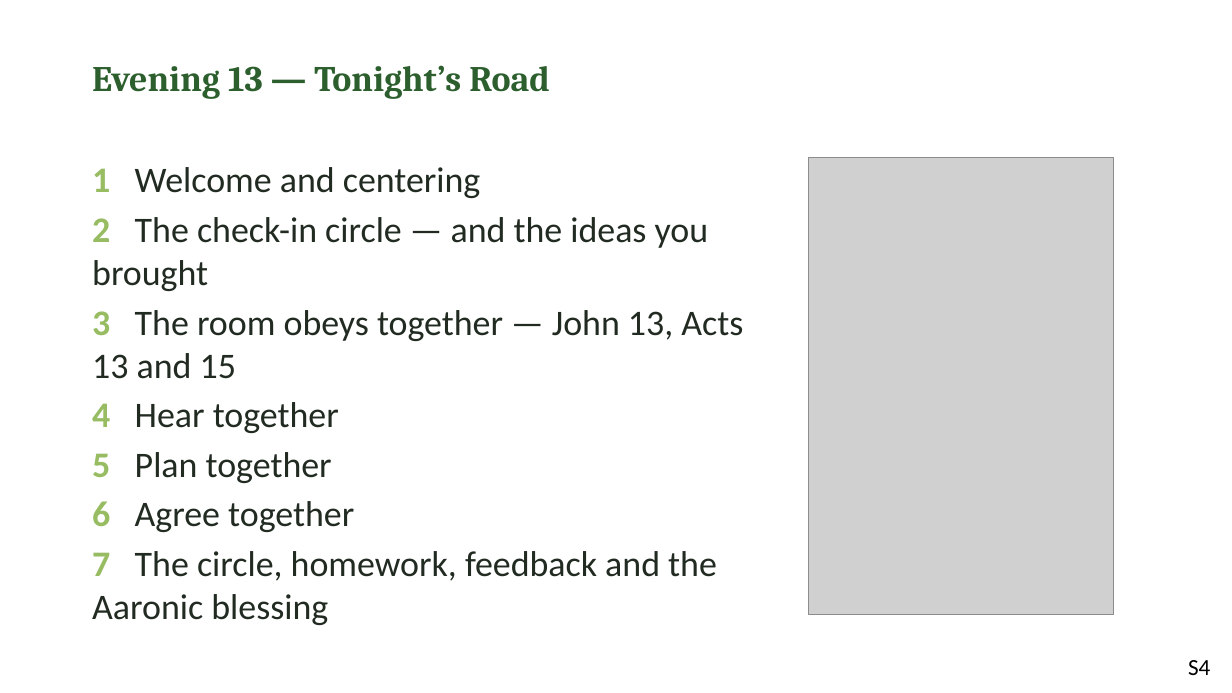
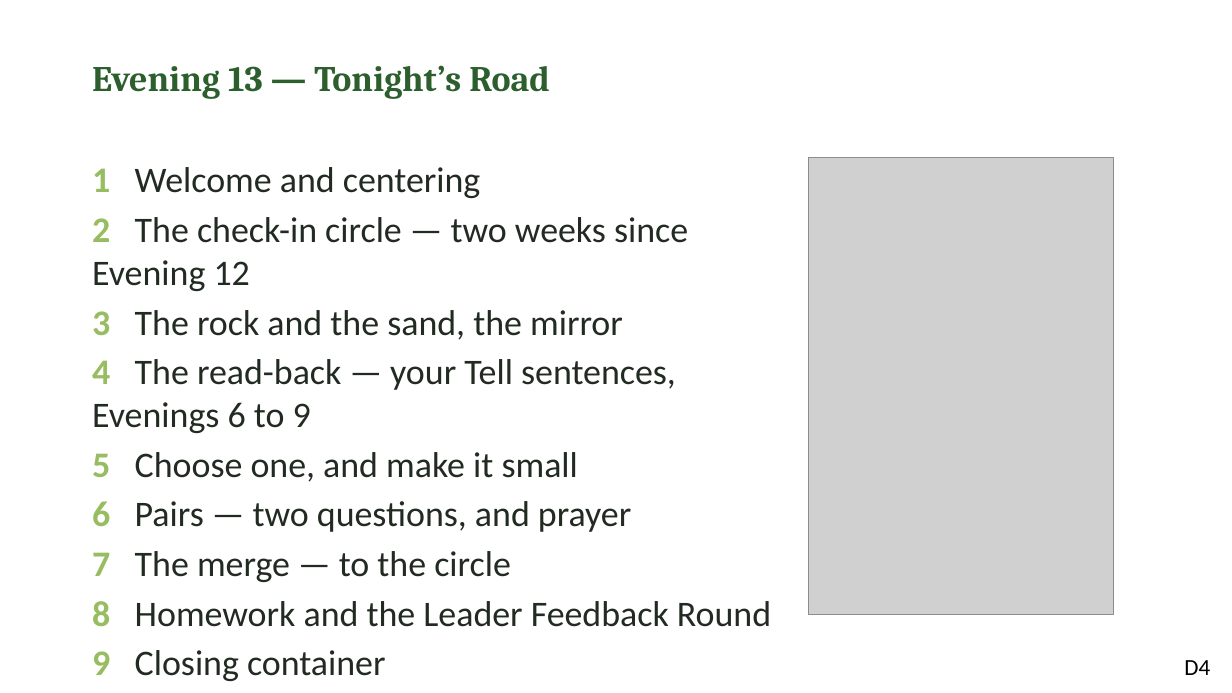
Before and after one commit to jgtittle-ministries/fellowship-of-the-heart-pilot-at-cca, a slide deck: slide 4 of docs/evening/materials/evening-13-slides.pptx. Drawn at 1232x693 pixels with LibreOffice and Linux fonts; fonts in the diff are those of the drawing; grey boxes stand for pictures. Boxes give left, top, right and bottom in pixels: in the first picture for what was removed or moved away, otherwise in the second. Text is boxed around its words. In the diff, an @@ line names an element or a change of style, - is before the commit and + after.

```diff
--- a/docs/evening/materials/evening-13-slides.pptx
+++ b/docs/evening/materials/evening-13-slides.pptx
@@ text at box(92, 217, 771, 627): text changed @@
-2 The check-in circle — and the ideas you brought
-3 The room obeys together — John 13, Acts 13 and 15
-4 Hear together
-5 Plan together
-6 Agree together
-7 The circle, homework, feedback and the Aaronic blessing
+2 The check-in circle — two weeks since Evening 12
+3 The rock and the sand, the mirror
+4 The read-back — your Tell sentences, Evenings 6 to 9
+5 Choose one, and make it small
+6 Pairs — two questions, and prayer
+7 The merge — to the circle
+8 Homework and the Leader Feedback Round
+9 Closing container
@@ text at box(1184, 660, 1210, 675): text changed @@
-S4
+D4
```
Also in this commit, not shown: 15 other slides changed, 1 slide removed, 58 other files.
